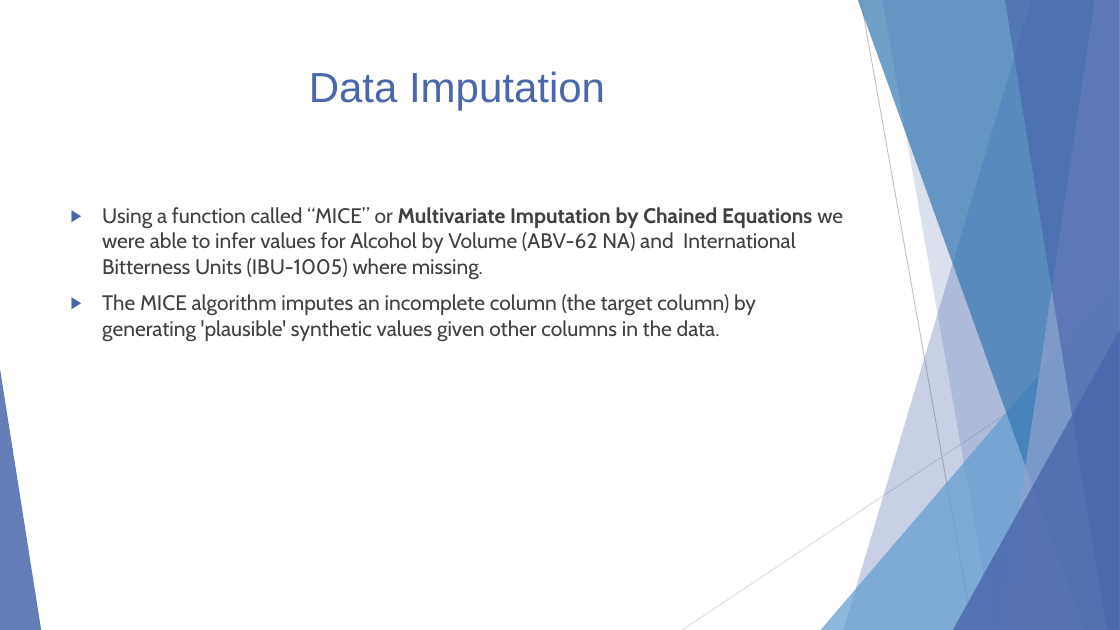
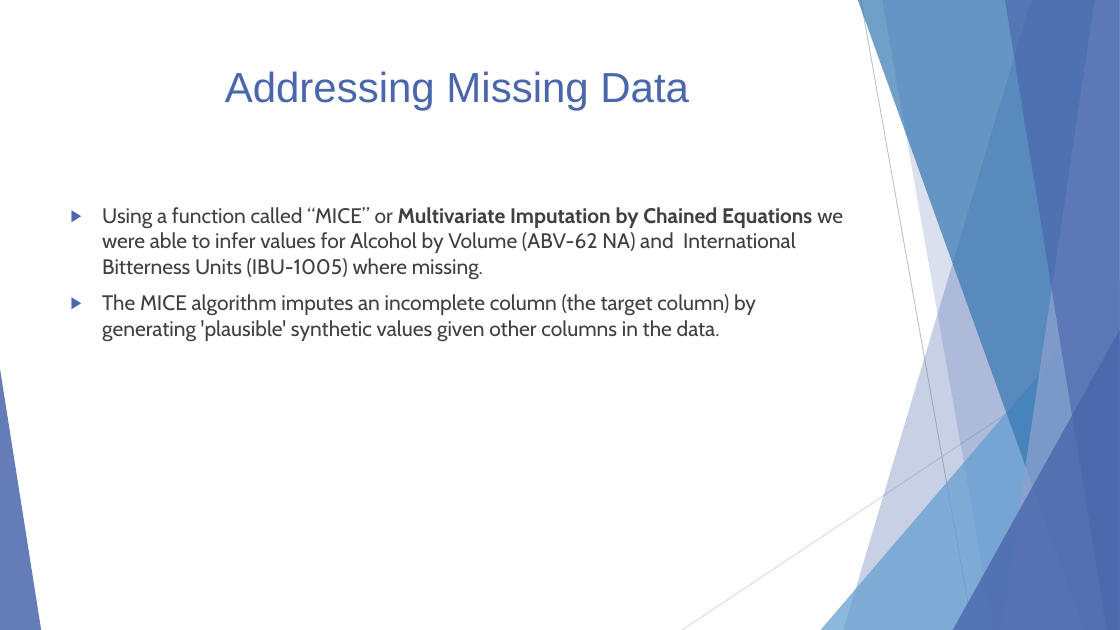
Before and after one commit to malcolmccarlson/DDS-CaseStudy1, a slide deck: slide 3 of MalcolmCarlsonBeerDataEDA.DDS6306.pptx. Drawn at 1120x630 pixels with LibreOffice and Linux fonts; fonts in the diff are those of the drawing. Boxes give left, top, right and bottom in pixels: in the first picture for what was removed or moved away, otherwise in the second. Text is boxed around its words. In the diff, an @@ line names an element or a change of style, - is before the commit and + after.

```diff
--- a/MalcolmCarlsonBeerDataEDA.DDS6306.pptx
+++ b/MalcolmCarlsonBeerDataEDA.DDS6306.pptx
@@ title at (225, 71, 689, 110): text changed @@
-Data Imputation
+Addressing Missing Data
```
Also in this commit, not shown: 9 other slides changed, 16 other files.
